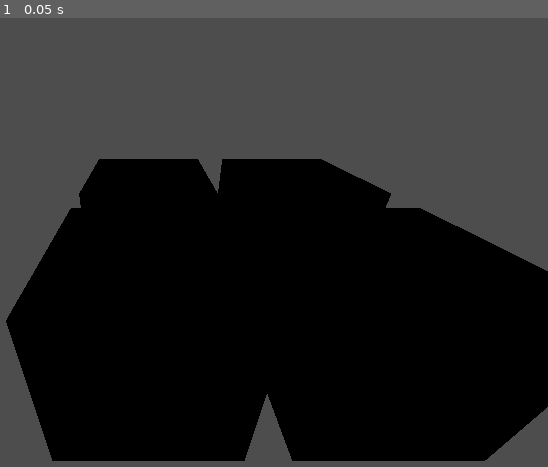
Above: before the commit, frame 1.
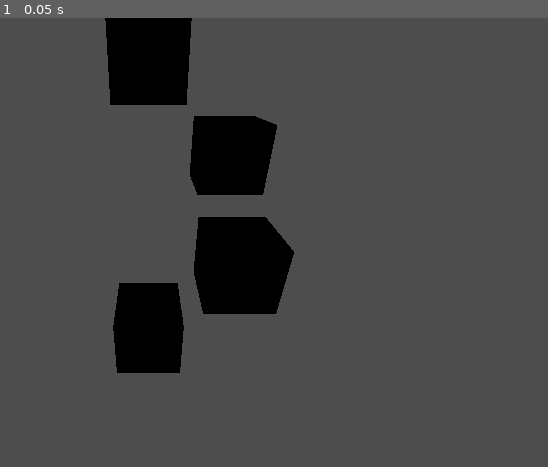
Above: after the commit, the same moment.

Repository: Crhonopost/Projet-jeu-serieux
Game: Godot game, scene res://scenes/grid/grid.tscn
Same seed, same stepped clock (60 frames per second), same inputs: the game is played once before the commit and once after it. The project has no main scene, so this scene is started directly.
Inputs:
- Up to frame 1 (0.05 s): no input

The runs differ from the first frame. In frame 1, 53% of the frame differs, in the area x 1-100%, y 0-99%.

Commit message:
testing commands

Diff:
--- a/ebucilper/cell.tscn
+++ b/ebucilper/cell.tscn
@@ -1,6 +1,9 @@
-[gd_scene load_steps=2 format=3 uid="uid://cvwlrxhtb30qb"]
+[gd_scene load_steps=3 format=3 uid="uid://cvwlrxhtb30qb"]
+
+[sub_resource type="StandardMaterial3D" id="StandardMaterial3D_14hpr"]
 
 [sub_resource type="BoxMesh" id="BoxMesh_14hpr"]
+material = SubResource("StandardMaterial3D_14hpr")
 size = Vector3(0.8, 0.8, 0.8)
 
 [node name="Cell" type="MeshInstance3D"]
--- a/ebucilper/scenes/grid/grid.gd
+++ b/ebucilper/scenes/grid/grid.gd
@@ -2,10 +2,10 @@
 
 
 enum OrientationsEnum  {X_POSI=0, X_NEGA=1, Z_POSI=2, Z_NEGA=3}
-enum ColorsEnum {NONE=0, RED=1}
+enum ColorsEnum {NONE=0, RED=1, BLUE=2}
 
-var leftOrientation: Array[OrientationsEnum] = [OrientationsEnum.Z_POSI, OrientationsEnum.Z_NEGA, OrientationsEnum.X_NEGA, OrientationsEnum.X_POSI]
-var rightOrientation: Array[OrientationsEnum] = [OrientationsEnum.Z_NEGA, OrientationsEnum.Z_POSI, OrientationsEnum.X_POSI, OrientationsEnum.X_NEGA]
+var rightOrientation: Array[OrientationsEnum] = [OrientationsEnum.Z_POSI, OrientationsEnum.Z_NEGA, OrientationsEnum.X_NEGA, OrientationsEnum.X_POSI]
+var leftOrientation: Array[OrientationsEnum] = [OrientationsEnum.Z_NEGA, OrientationsEnum.Z_POSI, OrientationsEnum.X_POSI, OrientationsEnum.X_NEGA]
 
 
 var cursorPosition: Vector3i
@@ -21,15 +21,17 @@
 	blocs.fill(ColorsEnum.NONE)
 
 
-
-	placeBlock(ColorsEnum.RED)
+	placeBlock(ColorsEnum.BLUE)
 	moveForward()
+	moveUp()
 	placeBlock(ColorsEnum.RED)
 	rotateLeft()
 	moveForward()
 	rotateLeft()
-	placeBlock(ColorsEnum.RED)
+	moveUp()
+	placeBlock(ColorsEnum.BLUE)
 	moveForward()
+	moveUp()
 	placeBlock(ColorsEnum.RED)
 
 
@@ -39,7 +41,7 @@
 func placeBlock(color: ColorsEnum):
 	var cellIndex = posToIdx(cursorPosition)
 	blocs[cellIndex] = color
-	$Visualization.instantiate(Vector3(cursorPosition) * gridScale, Color("red"))
+	$Visualization.instantiate(Vector3(cursorPosition) * gridScale, color)
 
 func moveForward():
 	var vec = Vector3i(0,0,0)
@@ -53,8 +55,33 @@
 		vec -= Vector3i(0,0,1)
 	cursorPosition += vec
 
+func moveUp():
+	cursorPosition.y += 1
+
+func moveDown():
+	cursorPosition.y -= 1
+
 func rotateLeft():
 	cursorOrientation = leftOrientation[cursorOrientation]
 
 func rotateRight():
 	cursorOrientation = rightOrientation[cursorOrientation]
+
+
+
+var commands = []
+func registerForward():
+	commands.append(func (): moveForward())
+func registerRotateLeft():
+	commands.append(func (): rotateLeft())
+
+
+func clear():
+	commands.clear()
+	var childs = $Visualization.get_children()
+	for child in childs:
+		child.queue_free()
+
+func processCommands():
+	for command in commands:
+		command.call()
--- a/ebucilper/scenes/grid/grid.tscn
+++ b/ebucilper/scenes/grid/grid.tscn
@@ -12,4 +12,4 @@
 cellInstance = ExtResource("3_tjrkl")
 
 [node name="Camera3D" type="Camera3D" parent="."]
-transform = Transform3D(1, 0, 0, 0, 0.86602545, 0.5000001, 0, -0.5000001, 0.86602545, 0, 1, 2)
+transform = Transform3D(1, 0, 0, 0, 0.8660254, 0.5000001, 0, -0.5000001, 0.8660254, 0, 2.8846583, 2.7874491)
--- a/ebucilper/scenes/grid/visualization.gd
+++ b/ebucilper/scenes/grid/visualization.gd
@@ -1,8 +1,12 @@
 extends Node3D
 
 @export var cellInstance: PackedScene
+@export var colors: Array[Color] = [Color("pink"), Color("red"), Color("blue")]
 
-func instantiate(position: Vector3, color: Color):
-	var bloc: Node3D = cellInstance.instantiate()
+func instantiate(position: Vector3, colorIdx: int):
+	var bloc: MeshInstance3D = cellInstance.instantiate()
 	bloc.position = position
+	var mat = StandardMaterial3D.new()
+	mat.albedo_color = colors[colorIdx]
+	bloc.material_override = mat;
 	add_child(bloc)
